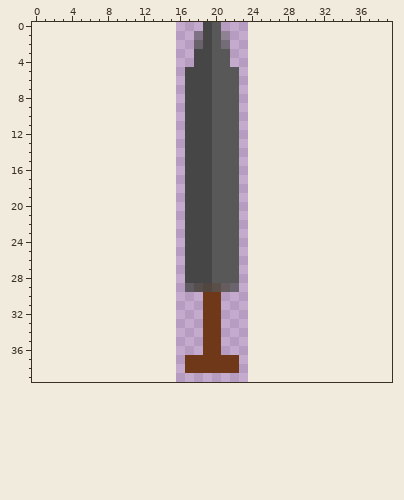
A pixel-art sprite gets an edit: assets/SwordSkin.png. The first picture shows the starting point.
The file is 8x40 pixels. Pixels under 10% opacity are left out. Colours within 5 levels of each other are drawn and written as one. The old version is drawn lined up with the new one, on the new canvas.
The result:
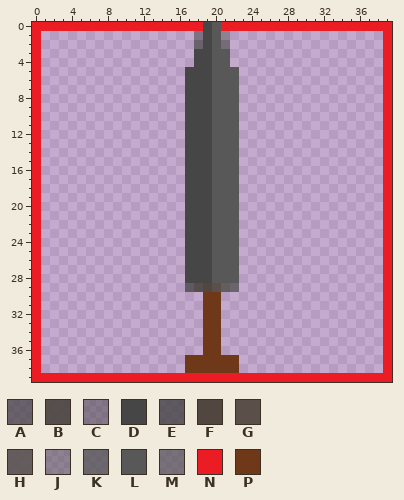
Palette (. is transparent): A #444444b5  B #4a4540e6  C #46464680  D #464646  E #474747ce  F #514740  G #5a5049  H #5b5451e6  J #58585880  K #585858ce  L #585858  M #595959b5  N #ec1c24  P #6f3919
Log entry: started working on sword collision with enemy
Edits made:
canvas 8x40 -> 40x40, the old top-left corner now at 16,0
@@ x 0..39 @@
- 0 ...................DL...................
- 1 ..................CDLJ..................
- 2 ..................ADLM..................
- 3 ..................DDLL..................
- 4 ..................DDLL..................
- 5 .................DDDLLL.................
- 6 .................DDDLLL.................
- 7 .................DDDLLL.................
- 8 .................DDDLLL.................
- 9 .................DDDLLL.................
-10 .................DDDLLL.................
-11 .................DDDLLL.................
-12 .................DDDLLL.................
-13 .................DDDLLL.................
-14 .................DDDLLL.................
-15 .................DDDLLL.................
-16 .................DDDLLL.................
-17 .................DDDLLL.................
-18 .................DDDLLL.................
-19 .................DDDLLL.................
-20 .................DDDLLL.................
-21 .................DDDLLL.................
-22 .................DDDLLL.................
-23 .................DDDLLL.................
-24 .................DDDLLL.................
-25 .................DDDLLL.................
-26 .................DDDLLL.................
-27 .................DDDLLL.................
-28 .................DDDLLL.................
-29 .................EBFGHK.................
-30 ...................PP...................
-31 ...................PP...................
-32 ...................PP...................
-33 ...................PP...................
-34 ...................PP...................
-35 ...................PP...................
-36 ...................PP...................
-37 .................PPPPPP.................
-38 .................PPPPPP.................
-39 ........................................
+ 0 NNNNNNNNNNNNNNNNNNNDLNNNNNNNNNNNNNNNNNNN
+ 1 N.................CDLJ.................N
+ 2 N.................ADLM.................N
+ 3 N.................DDLL.................N
+ 4 N.................DDLL.................N
+ 5 N................DDDLLL................N
+ 6 N................DDDLLL................N
+ 7 N................DDDLLL................N
+ 8 N................DDDLLL................N
+ 9 N................DDDLLL................N
+10 N................DDDLLL................N
+11 N................DDDLLL................N
+12 N................DDDLLL................N
+13 N................DDDLLL................N
+14 N................DDDLLL................N
+15 N................DDDLLL................N
+16 N................DDDLLL................N
+17 N................DDDLLL................N
+18 N................DDDLLL................N
+19 N................DDDLLL................N
+20 N................DDDLLL................N
+21 N................DDDLLL................N
+22 N................DDDLLL................N
+23 N................DDDLLL................N
+24 N................DDDLLL................N
+25 N................DDDLLL................N
+26 N................DDDLLL................N
+27 N................DDDLLL................N
+28 N................DDDLLL................N
+29 N................EBFGHK................N
+30 N..................PP..................N
+31 N..................PP..................N
+32 N..................PP..................N
+33 N..................PP..................N
+34 N..................PP..................N
+35 N..................PP..................N
+36 N..................PP..................N
+37 N................PPPPPP................N
+38 N................PPPPPP................N
+39 NNNNNNNNNNNNNNNNNNNNNNNNNNNNNNNNNNNNNNNN
Boxes around the changes in both pictures, in picture pixels (x1, y1, x2, y2):
added: (32, 22, 392, 382)
